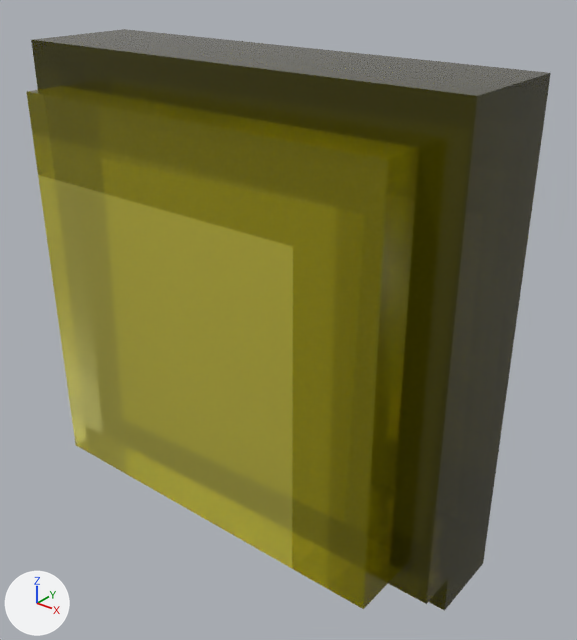
A saved change to the glTF model public/b-b0-customizer/models/screen_yellow.glb.
The view is the same before and after, from a 50 mm lens placed at (12.88, -15.23, 27.38), pointed at (1.84, -1.43, 18.83). Arrows for +X, +Y and +Z are at lower left; the lights stay in place. The picture after the commit comes second.

Names of what the first picture shows: 'bb0 screen'.
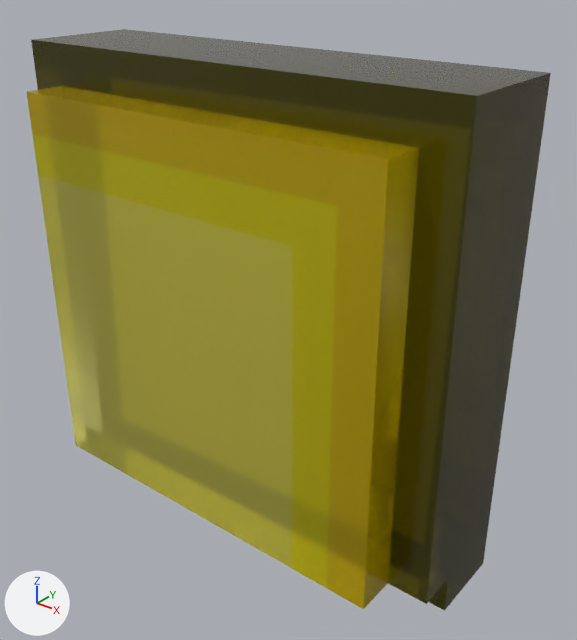
The edits, one by one:
Material 'bb0 screen #184.002' (mat_bb0_screen__184_002) changes colour from yellow #b9b115 to yellow #f2e900; in linear values from (0.488, 0.44, 0.00726) to (0.888, 0.813, 0.0).
Material 'bb0 screen #228.002' (mat_bb0_screen__228_002) changes colour from yellow #9b9400 to yellow #eecd00; in linear values from (0.328, 0.296, 0.0) to (0.852, 0.61, 0.0).

Pixel boxes [x1, y1, x2, y2] of what changed, in the pictures (577 x 640 px):
'bb0 screen', recoloured
    both: [27, 79, 444, 609]
